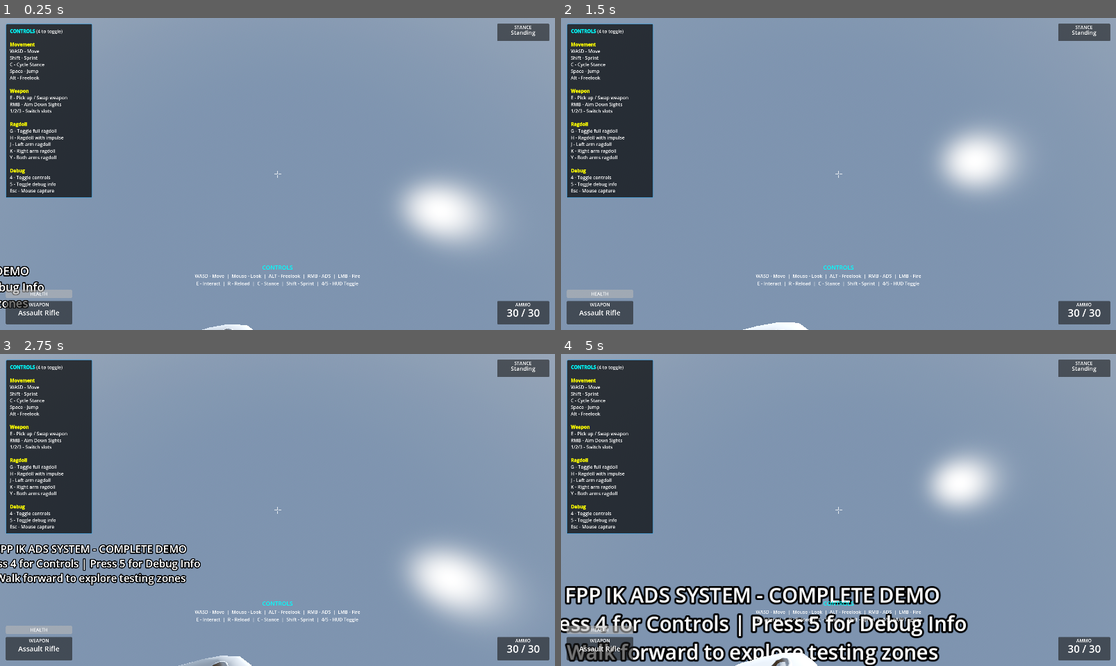
Above: before the commit, frames 1-4 (two rows, left to right).
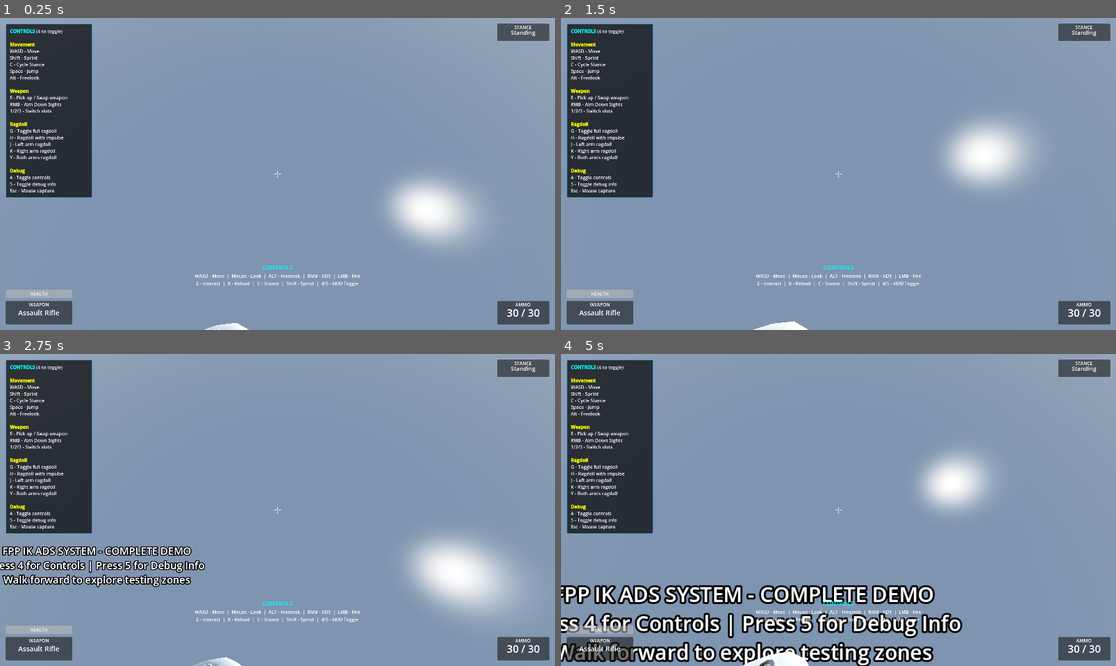
Above: after the commit, the same moments.

Repository: lmf-git/fpp-ik-ads
Game: Godot game, scene res://scenes/enhanced_demo.tscn
Two runs of this game, one before a commit and one after it. Both use one fixed random seed, a clock stepped at 60 frames per second and the inputs below.
Inputs (mouse positions are in pixels of both pictures, inside the frame that each line leads up to):
- Up to frame 1 (0.25 s): no input
- Up to frame 2 (1.5 s): tap Enter (ui_accept) at 0.5 s; move the mouse to (866, 174) at 0.52 s; hold Right mouse button (aim_down_sights) 0.53-1.28 s; hold W (move_forward) from 0.53 s (still down); click (866, 174) at 0.67 s; tap Space (jump) at 0.77 s; move the mouse to (810, 174) at 1.27 s; tap C (crouch) at 1.35 s
- Up to frame 3 (2.75 s): keep holding W (move_forward); tap Space (jump) at 1.52 s; move the mouse to (288, 503) at 2.02 s; press the mouse at (288, 503) at 2.03 s
- Up to frame 4 (5 s): keep holding W (move_forward); move the mouse to (832, 516) at 2.77 s; release the mouse at (832, 516) at 2.78 s; tap Alt (freelook) at 2.85 s; click (832, 516) at 2.92 s; tap Space (jump) at 3.02, 3.77, 4.52 s; move the mouse to (877, 513) at 3.52 s; tap E (interact) at 3.6 s; move the mouse to (794, 506) at 4.27 s; tap Shift (sprint) at 4.35 s

The runs differ from the first frame. In frame 1, 2.1% of the frame differs, in the area x 0-89%, y 54-100%; in frame 2, 1.2%; in frame 3, 4.2%; in frame 4, 9.9%, in the area x 0-79%, y 36-100%.

Commit message:
Fix component initialization order and validation timing
Components were trying to validate config/bone_config in _ready()
before the parent CharacterControllerMain had initialized them.
In Godot, child _ready() runs before parent _ready().

Solution: Defer validation with call_deferred() to allow parent
to assign config resources first.

Changes:
- CameraController: Deferred validation and initialization
- MovementController: Deferred validation and initialization
- RagdollController: Deferred validation and initialization
- WeaponController: Deferred validation
- Removed unused warning variables from CameraController
- Fixed unused parameter warning in CharacterControllerMain

This fixes FPS camera initialization and ragdoll setup errors.

Diff:
--- a/scripts/character_controller_main.gd
+++ b/scripts/character_controller_main.gd
@@ -253,7 +253,7 @@
 	if movement_controller:
 		movement_controller.process_mode = Node.PROCESS_MODE_INHERIT
 
-func _on_weapon_changed(new_weapon: Weapon, old_weapon: Weapon) -> void:
+func _on_weapon_changed(new_weapon: Weapon, _old_weapon: Weapon) -> void:
 	# Update current weapon reference
 	current_weapon = new_weapon
 	weapon_changed.emit(new_weapon)
--- a/scripts/components/camera_controller_component.gd
+++ b/scripts/components/camera_controller_component.gd
@@ -44,11 +44,11 @@
 var _head_bone_idx: int = -1
 var _spine_bone_idx: int = -1
 
-# Warning flags (prevent console spam)
-var _warned_skeleton: bool = false
-var _warned_head_bone: bool = false
-
 func _ready() -> void:
+	# Defer validation to allow parent to initialize config first
+	call_deferred("_validate_and_initialize")
+
+func _validate_and_initialize() -> void:
 	var errors: Array[String] = []
 
 	if not config:
--- a/scripts/components/movement_controller_component.gd
+++ b/scripts/components/movement_controller_component.gd
@@ -27,6 +27,10 @@
 var velocity: Vector3 = Vector3.ZERO
 
 func _ready() -> void:
+	# Defer validation to allow parent to initialize config first
+	call_deferred("_validate_and_initialize")
+
+func _validate_and_initialize() -> void:
 	if not config:
 		push_error("MovementController: CharacterConfig not assigned!")
 
--- a/scripts/components/ragdoll_controller_refactored.gd
+++ b/scripts/components/ragdoll_controller_refactored.gd
@@ -111,6 +111,10 @@
 }
 
 func _ready() -> void:
+	# Defer validation to allow parent to initialize config first
+	call_deferred("_validate_and_initialize")
+
+func _validate_and_initialize() -> void:
 	if not bone_config:
 		push_error("RagdollController: BoneConfig not assigned!")
 		return
--- a/scripts/components/weapon_controller_component.gd
+++ b/scripts/components/weapon_controller_component.gd
@@ -33,7 +33,8 @@
 var ads_blend: float = 0.0
 
 func _ready() -> void:
-	_validate_setup()
+	# Defer validation to allow parent to initialize config first
+	call_deferred("_validate_setup")
 
 func _validate_setup() -> void:
 	var errors: Array[String] = []
